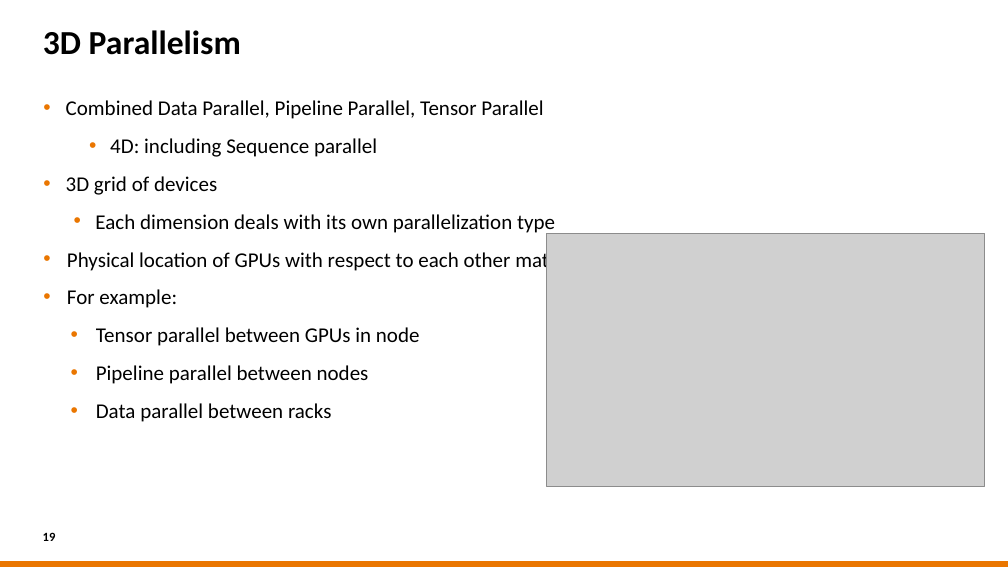
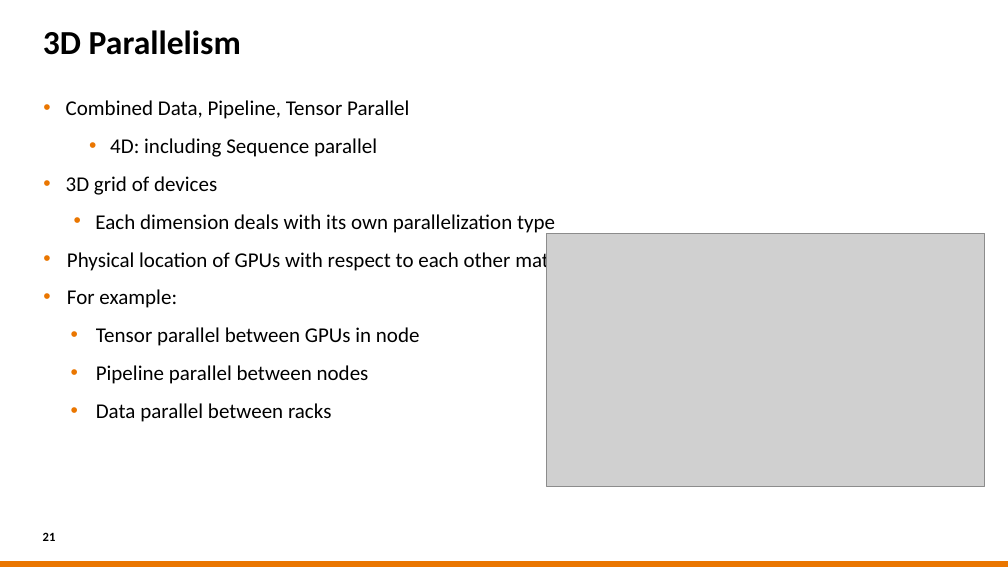
Before and after one commit to sara-nl/HPML-course-materials, a slide deck: slide 21 of Day2/slides/Parallel_Computing_for_DL.pptx (slide 19 before the commit). Drawn at 1008x567 pixels with LibreOffice and Linux fonts; fonts in the diff are those of the drawing; grey boxes stand for pictures; background and template pictures are left out. Boxes give left, top, right and bottom in pixels: in the first picture for what was removed or moved away, otherwise in the second. Text is boxed around its words. In the diff, an @@ line names an element or a change of style, - is before the commit and + after.

```diff
--- a/Day2/slides/Parallel_Computing_for_DL.pptx
+++ b/Day2/slides/Parallel_Computing_for_DL.pptx
@@ text at bbox=[66, 100, 409, 119]: text changed @@
-• Combined Data Parallel, Pipeline Parallel, Tensor Parallel
+• Combined Data, Pipeline, Tensor Parallel
@@ page number at bbox=[43, 532, 56, 541]: text changed @@
-19
+21
```
Also in this commit, not shown: 19 other slides changed, 2 slides added, 1 other file.
